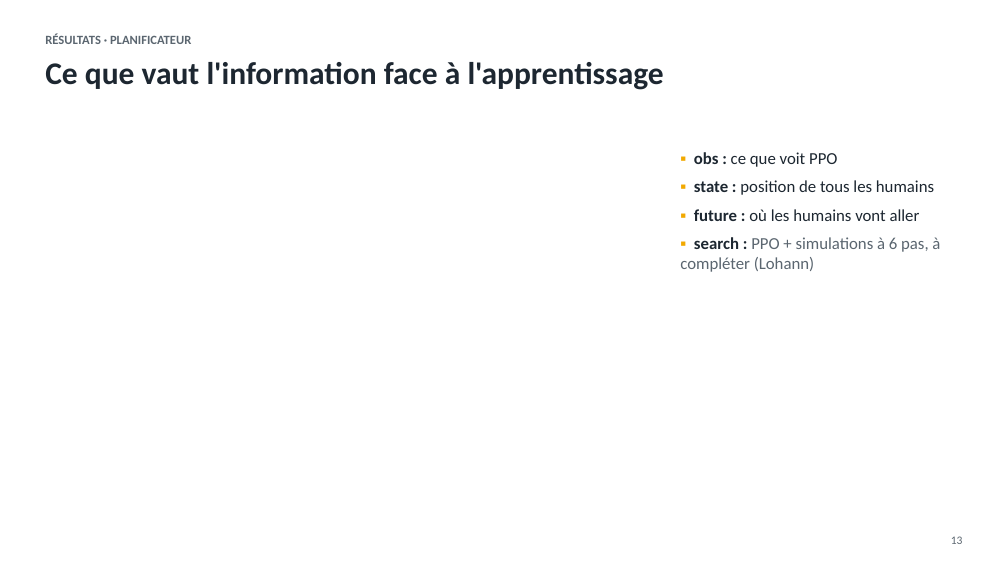
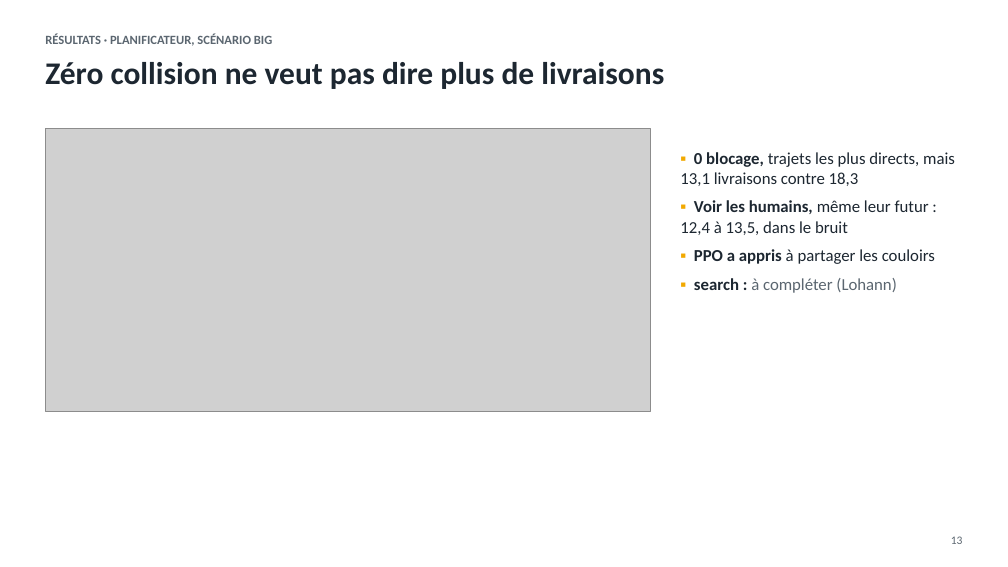
Before and after one commit to Loan-Coal/warehouse-learning, a slide deck: slide 13 of report/presentation.pptx. Drawn at 1008x567 pixels with LibreOffice and Linux fonts; fonts in the diff are those of the drawing; grey boxes stand for pictures. Boxes give left, top, right and bottom in pixels: in the first picture for what was removed or moved away, otherwise in the second. Text is boxed around its words. In the diff, an @@ line names an element or a change of style, - is before the commit and + after.

```diff
--- a/report/presentation.pptx
+++ b/report/presentation.pptx
@@ text at [45, 33, 272, 46]: text changed @@
-RÉSULTATS · PLANIFICATEUR
+RÉSULTATS · PLANIFICATEUR, SCÉNARIO BIG
@@ text at [45, 62, 664, 89]: text changed @@
-Ce que vaut l'information face à l'apprentissage
+Zéro collision ne veut pas dire plus de livraisons
@@ picture added at [45, 129, 650, 411] @@
@@ text at [680, 152, 955, 293]: text changed @@
-▪ obs : ce que voit PPO
-▪ state : position de tous les humains
-▪ future : où les humains vont aller
-▪ search : PPO + simulations à 6 pas, à compléter (Lohann)
+▪ 0 blocage, trajets les plus directs, mais 13,1 livraisons contre 18,3
+▪ Voir les humains, même leur futur : 12,4 à 13,5, dans le bruit
+▪ PPO a appris à partager les couloirs
+▪ search : à compléter (Lohann)
```
Also in this commit, not shown: 9 other files.
